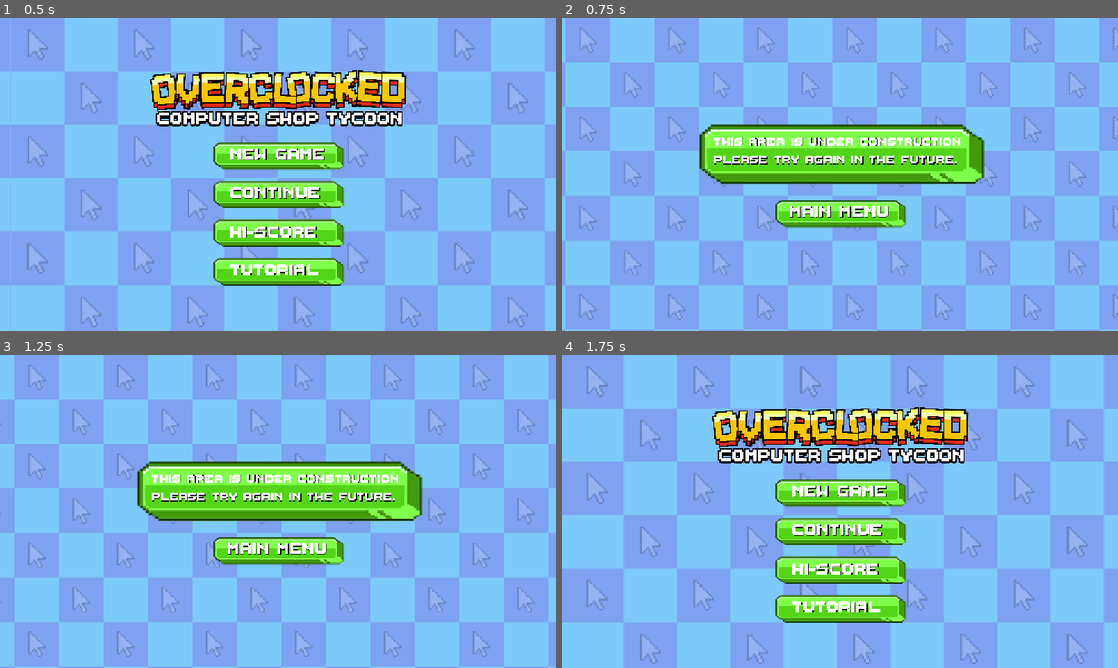
Above: before the commit, frames 1-4 (two rows, left to right).
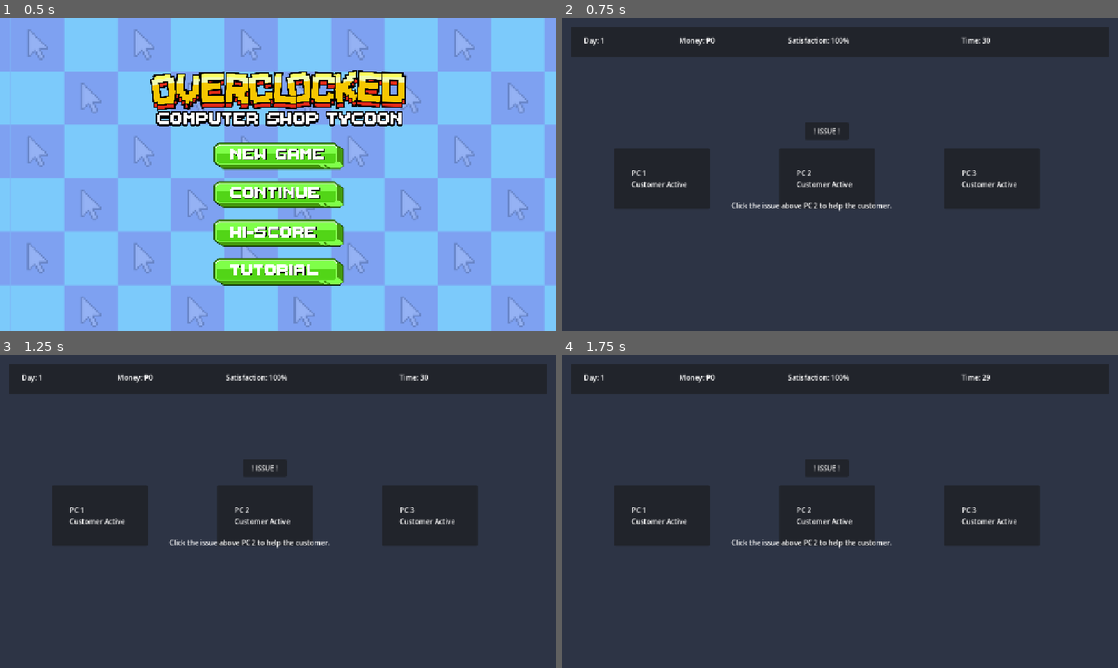
Above: after the commit, the same moments.

Repository: vinnyy-ph/gvd-project-overclocked
Game: Godot game, scene res://main_menu.tscn
Two runs of this game, one before a commit and one after it. Both use one fixed random seed, a clock stepped at 60 frames per second and the inputs below.
Inputs (mouse positions are in pixels of both pictures, inside the frame that each line leads up to):
- Up to frame 1 (0.5 s): no input
- Up to frame 2 (0.75 s): click (840, 155) at 0.5 s
- Up to frame 3 (1.25 s): no input
- Up to frame 4 (1.75 s): click (840, 552) at 1.27 s

Frame 1 is identical in both runs. In frame 2, 100% of the frame differs, in the area x 0-100%, y 0-100%; in frame 3, 100%; in frame 4, 100%.

Commit message:
Add GameManager autoload, shop and minigames
Introduce core gameplay flow: add GameManager autoload (save/load/new) and register it in project.godot; update main menu to start/continue via GameManager and open the shop floor. Add shop_floor scene and script (day timer, HUD, issue selection, pause/save/menu handling). Add two minigames: login_minigame (code entry) and malware_minigame (timed button clicks) that award/penalize money and satisfaction and transition to a new success_screen. Add success_screen scene/script to display last money/satisfaction changes. Also include UID files and updated APK binary blobs.

Diff:
--- /dev/null
+++ b/login_minigame.gd
@@ -0,0 +1,24 @@
+extends Control
+
+@onready var answer_input = $AnswerInput
+
+var target_code:String = "A7X9-KQ2P"
+
+func _on_submit_button_pressed():
+	if answer_input.text.strip_edges() == target_code:
+		GameManager.money += 15
+		GameManager.satisfaction += 5
+		GameManager.last_money_change = 15
+		GameManager.last_satisfaction_change = 5
+	else:
+		GameManager.satisfaction -= 10
+		GameManager.last_money_change = 0
+		GameManager.last_satisfaction_change = -10
+
+	if GameManager.satisfaction > 100:
+		GameManager.satisfaction = 100
+	if GameManager.satisfaction < 0:
+		GameManager.satisfaction = 0
+
+	GameManager.save_game()
+	get_tree().change_scene_to_file("res://success_screen.tscn")
--- /dev/null
+++ b/login_minigame.tscn
@@ -0,0 +1,43 @@
+[gd_scene format=3 uid="uid://7mlphn3lfm6j"]
+
+[ext_resource type="Script" uid="uid://chocwde4r3ge" path="res://login_minigame.gd" id="1_6iigf"]
+
+[node name="LoginMinigame" type="Control" unique_id=353809189]
+layout_mode = 3
+anchors_preset = 0
+offset_right = 40.0
+offset_bottom = 40.0
+script = ExtResource("1_6iigf")
+
+[node name="InstructionLabel" type="Label" parent="." unique_id=1014831948]
+layout_mode = 0
+offset_left = 563.0
+offset_top = 268.0
+offset_right = 785.0
+offset_bottom = 291.0
+text = "Type the login code correctly"
+
+[node name="CodeLabel" type="Label" parent="." unique_id=1319946054]
+layout_mode = 0
+offset_left = 633.0
+offset_top = 217.0
+offset_right = 719.0
+offset_bottom = 240.0
+text = "A7X9-KQ2P"
+
+[node name="AnswerInput" type="LineEdit" parent="." unique_id=187734158]
+layout_mode = 0
+offset_left = 514.0
+offset_top = 322.0
+offset_right = 804.0
+offset_bottom = 375.0
+
+[node name="SubmitButton" type="Button" parent="." unique_id=172477512]
+layout_mode = 0
+offset_left = 588.0
+offset_top = 405.0
+offset_right = 734.0
+offset_bottom = 446.0
+text = "Submit"
+
+[connection signal="pressed" from="SubmitButton" to="." method="_on_submit_button_pressed"]
--- /dev/null
+++ b/malware_minigame.gd
@@ -0,0 +1,73 @@
+extends Control
+
+@onready var timer_label = $TimerLabel
+@onready var virus_buttons = [
+	$VirusArea/Virus1,
+	$VirusArea/Virus2,
+	$VirusArea/Virus3,
+	$VirusArea/Virus4,
+	$VirusArea/Virus5,
+	$VirusArea/Virus6
+]
+
+var time_left:int = 20
+var correct_clicks:int = 0
+var active_index:int = -1
+
+func _ready():
+	randomize()
+
+	for i in range(virus_buttons.size()):
+		virus_buttons[i].pressed.connect(func(): handle_button_press(i))
+
+	reset_all_buttons()
+	pick_random_red_button()
+	update_timer()
+
+func update_timer():
+	timer_label.text = "Time: " + str(time_left)
+
+func reset_all_buttons():
+	for button in virus_buttons:
+		button.modulate = Color(1, 1, 1, 1)
+		button.text = "SCAN"
+
+func pick_random_red_button():
+	reset_all_buttons()
+	active_index = randi() % virus_buttons.size()
+	virus_buttons[active_index].modulate = Color(1, 0.2, 0.2, 1)
+	virus_buttons[active_index].text = "MALWARE"
+
+func handle_button_press(index:int):
+	if index == active_index:
+		correct_clicks += 1
+
+		if correct_clicks >= 6:
+			GameManager.money += 10
+			GameManager.satisfaction += 5
+			if GameManager.satisfaction > 100:
+				GameManager.satisfaction = 100
+
+			GameManager.last_money_change = 10
+			GameManager.last_satisfaction_change = 5
+			GameManager.save_game()
+			get_tree().change_scene_to_file("res://success_screen.tscn")
+			return
+
+		pick_random_red_button()
+
+func _on_game_timer_timeout():
+	time_left -= 1
+	if time_left < 0:
+		time_left = 0
+
+	update_timer()
+
+	if time_left == 0:
+		GameManager.last_money_change = 0
+		GameManager.last_satisfaction_change = -10
+		GameManager.satisfaction -= 10
+		if GameManager.satisfaction < 0:
+			GameManager.satisfaction = 0
+		GameManager.save_game()
+		get_tree().change_scene_to_file("res://success_screen.tscn")
--- /dev/null
+++ b/malware_minigame.tscn
@@ -0,0 +1,101 @@
+[gd_scene format=3 uid="uid://cpj04rhtf7xpy"]
+
+[ext_resource type="Script" uid="uid://by3xom5uecji7" path="res://malware_minigame.gd" id="1_68ddy"]
+
+[node name="MalwareMinigame" type="Control" unique_id=1541288253]
+layout_mode = 3
+anchors_preset = 15
+anchor_right = 1.0
+anchor_bottom = 1.0
+grow_horizontal = 2
+grow_vertical = 2
+script = ExtResource("1_68ddy")
+
+[node name="Background" type="ColorRect" parent="." unique_id=1388668657]
+layout_mode = 1
+anchors_preset = 15
+anchor_right = 1.0
+anchor_bottom = 1.0
+grow_horizontal = 2
+grow_vertical = 2
+color = Color(0.003921569, 0.003921569, 0.13333334, 1)
+
+[node name="TitleLabel" type="Label" parent="." unique_id=1299558940]
+layout_mode = 0
+offset_left = 450.0
+offset_top = 30.0
+offset_right = 638.0
+offset_bottom = 53.0
+text = "REMOVE THE MALWARE!"
+
+[node name="TimerLabel" type="Label" parent="." unique_id=287926700]
+layout_mode = 0
+offset_left = 580.0
+offset_top = 80.0
+offset_right = 645.0
+offset_bottom = 103.0
+text = "Time: 20"
+
+[node name="VirusArea" type="Control" parent="." unique_id=1786063176]
+anchors_preset = 0
+offset_right = 40.0
+offset_bottom = 40.0
+
+[node name="Virus1" type="Button" parent="VirusArea" unique_id=655532804]
+layout_mode = 0
+offset_left = 180.0
+offset_top = 180.0
+offset_right = 260.0
+offset_bottom = 260.0
+text = "SCAN"
+
+[node name="Virus2" type="Button" parent="VirusArea" unique_id=252658307]
+layout_mode = 0
+offset_left = 380.0
+offset_top = 220.0
+offset_right = 460.0
+offset_bottom = 300.0
+text = "SCAN"
+
+[node name="Virus3" type="Button" parent="VirusArea" unique_id=707972779]
+layout_mode = 0
+offset_left = 580.0
+offset_top = 170.0
+offset_right = 660.0
+offset_bottom = 250.0
+text = "SCAN"
+
+[node name="Virus4" type="Button" parent="VirusArea" unique_id=1865368124]
+layout_mode = 0
+offset_left = 780.0
+offset_top = 260.0
+offset_right = 860.0
+offset_bottom = 340.0
+text = "SCAN"
+
+[node name="Virus5" type="Button" parent="VirusArea" unique_id=544970744]
+layout_mode = 0
+offset_left = 980.0
+offset_top = 200.0
+offset_right = 1060.0
+offset_bottom = 280.0
+text = "SCAN"
+
+[node name="Virus6" type="Button" parent="VirusArea" unique_id=1106236311]
+layout_mode = 0
+offset_left = 1120.0
+offset_top = 320.0
+offset_right = 1200.0
+offset_bottom = 400.0
+text = "SCAN"
+
+[node name="GameTimer" type="Timer" parent="." unique_id=1099988117]
+autostart = true
+
+[connection signal="pressed" from="VirusArea/Virus1" to="." method="_on_virus_1_pressed"]
+[connection signal="pressed" from="VirusArea/Virus2" to="." method="_on_virus_2_pressed"]
+[connection signal="pressed" from="VirusArea/Virus3" to="." method="_on_virus_3_pressed"]
+[connection signal="pressed" from="VirusArea/Virus4" to="." method="_on_virus_4_pressed"]
+[connection signal="pressed" from="VirusArea/Virus5" to="." method="_on_virus_5_pressed"]
+[connection signal="pressed" from="VirusArea/Virus6" to="." method="_on_virus_6_pressed"]
+[connection signal="timeout" from="GameTimer" to="." method="_on_game_timer_timeout"]
--- a/project.godot
+++ b/project.godot
@@ -17,6 +17,10 @@
 config/features=PackedStringArray("4.6", "Mobile")
 config/icon="uid://g14n5w5c4nq5"
 
+[autoload]
+
+GameManager="*uid://tbo7awses1ay"
+
 [display]
 
 window/size/viewport_width=1280
--- /dev/null
+++ b/scripts/autoload/game_manager.gd
@@ -0,0 +1,36 @@
+extends Node
+
+var day:int = 1
+var money:int = 0
+var satisfaction:int = 100
+var save_path:String = "user://savegame.json"
+var last_money_change:int = 0
+var last_satisfaction_change:int = 0
+
+func new_game():
+	day = 1
+	money = 0
+	satisfaction = 100
+	save_game()
+
+func save_game():
+	var data = {
+		"day": day,
+		"money": money,
+		"satisfaction": satisfaction
+	}
+	var file = FileAccess.open(save_path, FileAccess.WRITE)
+	file.store_string(JSON.stringify(data))
+
+func load_game():
+	if not FileAccess.file_exists(save_path):
+		return false
+	var file = FileAccess.open(save_path, FileAccess.READ)
+	var text = file.get_as_text()
+	var data = JSON.parse_string(text)
+	if typeof(data) == TYPE_DICTIONARY:
+		day = data.get("day", 1)
+		money = data.get("money", 0)
+		satisfaction = data.get("satisfaction", 100)
+		return true
+	return false
--- a/scripts/main_menu.gd
+++ b/scripts/main_menu.gd
@@ -12,11 +12,13 @@
 
 
 func _on_new_game_button_pressed() -> void:
-	get_tree().change_scene_to_file("res://scenes/new_game.tscn")
+	GameManager.new_game()
+	get_tree().change_scene_to_file("res://shop_floor.tscn")
 
 
 func _on_continue_button_pressed() -> void:
-	get_tree().change_scene_to_file("res://scenes/continue.tscn")
+	if GameManager.load_game():
+		get_tree().change_scene_to_file("res://shop_floor.tscn")
 
 
 func _on_hi_score_button_pressed() -> void:
--- /dev/null
+++ b/shop_floor.gd
@@ -0,0 +1,84 @@
+extends Control
+
+@onready var day_label = $HUD/DayLabel
+@onready var money_label = $HUD/MoneyLabel
+@onready var satisfaction_label = $HUD/SatisfactionLabel
+@onready var timer_label = $HUD/TimerLabel
+@onready var info_label = $InfoLabel
+@onready var issue_button = $PCArea/IssueButton
+@onready var pause_overlay = $PauseOverlay
+
+var time_left:int = 30
+var issue_resolved:bool = false
+var is_paused_menu_open:bool = false
+
+func _ready():
+	randomize()
+	update_hud()
+	pause_overlay.visible = false
+
+func _process(_delta):
+	if Input.is_action_just_pressed("ui_cancel"):
+		toggle_pause_menu()
+
+func update_hud():
+	day_label.text = "Day: " + str(GameManager.day)
+	money_label.text = "Money: ₱" + str(GameManager.money)
+	satisfaction_label.text = "Satisfaction: " + str(GameManager.satisfaction) + "%"
+	timer_label.text = "Time: " + str(time_left)
+
+func _on_day_timer_timeout():
+	if is_paused_menu_open:
+		return
+
+	time_left -= 1
+
+	if time_left <= 0:
+		time_left = 0
+		end_day()
+
+	update_hud()
+
+func _on_issue_button_pressed():
+	if is_paused_menu_open:
+		return
+
+	var issues = [
+		"res://login_minigame.tscn",
+		"res://malware_minigame.tscn"
+	]
+
+	var chosen_issue = issues[randi() % issues.size()]
+	get_tree().change_scene_to_file(chosen_issue)
+
+func end_day():
+	GameManager.day += 1
+	GameManager.money -= 20
+	if GameManager.money < 0:
+		GameManager.money = 0
+	GameManager.save_game()
+	time_left = 30
+	info_label.text = "Day ended. Electricity bill paid. New day started."
+	update_hud()
+
+func toggle_pause_menu():
+	is_paused_menu_open = !is_paused_menu_open
+	pause_overlay.visible = is_paused_menu_open
+	get_tree().paused = is_paused_menu_open
+
+func _on_resume_button_pressed():
+	toggle_pause_menu()
+
+func _on_save_button_pressed():
+	GameManager.save_game()
+	info_label.text = "Game saved."
+
+func _on_main_menu_button_pressed():
+	get_tree().paused = false
+	is_paused_menu_open = false
+	pause_overlay.visible = false
+	GameManager.save_game()
+	get_tree().change_scene_to_file("res://main_menu.tscn")
+
+func _on_quit_button_pressed():
+	get_tree().quit()
--- /dev/null
+++ b/shop_floor.tscn
@@ -0,0 +1,205 @@
+[gd_scene format=3 uid="uid://cfshqsr48kw0i"]
+
+[ext_resource type="Script" uid="uid://b37vrvukko5tn" path="res://shop_floor.gd" id="1_2gf8h"]
+
+[node name="ShopFloor" type="Control" unique_id=1981320479]
+layout_mode = 3
+anchors_preset = 15
+anchor_right = 1.0
+anchor_bottom = 1.0
+grow_horizontal = 2
+grow_vertical = 2
+script = ExtResource("1_2gf8h")
+
+[node name="Background" type="ColorRect" parent="." unique_id=1290493755]
+layout_mode = 1
+anchors_preset = 15
+anchor_right = 1.0
+anchor_bottom = 1.0
+grow_horizontal = 2
+grow_vertical = 2
+color = Color(0.1764706, 0.20392157, 0.27058825, 1)
+
+[node name="PCArea" type="Control" parent="." unique_id=2082298320]
+anchors_preset = 0
+offset_top = 120.0
+offset_right = 1280.0
+offset_bottom = 620.0
+
+[node name="PC1" type="Panel" parent="PCArea" unique_id=23301447]
+layout_mode = 0
+offset_left = 120.0
+offset_top = 180.0
+offset_right = 340.0
+offset_bottom = 320.0
+
+[node name="PC1Label" type="Label" parent="PCArea/PC1" unique_id=692755988]
+layout_mode = 0
+offset_left = 40.0
+offset_top = 45.0
+offset_right = 217.0
+offset_bottom = 68.0
+text = "PC 1
+Customer Active"
+
+[node name="PC2" type="Panel" parent="PCArea" unique_id=1358765163]
+layout_mode = 0
+offset_left = 500.0
+offset_top = 180.0
+offset_right = 720.0
+offset_bottom = 320.0
+
+[node name="PC2Label" type="Label" parent="PCArea/PC2" unique_id=2021313704]
+layout_mode = 0
+offset_left = 40.0
+offset_top = 45.0
+offset_right = 217.0
+offset_bottom = 68.0
+text = "PC 2
+Customer Active"
+
+[node name="PC3" type="Panel" parent="PCArea" unique_id=641118798]
+layout_mode = 0
+offset_left = 880.0
+offset_top = 180.0
+offset_right = 1100.0
+offset_bottom = 320.0
+
+[node name="PC3Label" type="Label" parent="PCArea/PC3" unique_id=980478366]
+layout_mode = 0
+offset_left = 40.0
+offset_top = 45.0
+offset_right = 167.0
+offset_bottom = 94.0
+text = "PC 3
+Customer Active"
+
+[node name="IssueButton" type="Button" parent="PCArea" unique_id=1949674611]
+layout_mode = 0
+offset_left = 560.0
+offset_top = 120.0
+offset_right = 660.0
+offset_bottom = 160.0
+text = "! ISSUE !"
+
+[node name="HUD" type="Panel" parent="." unique_id=848508968]
+layout_mode = 0
+offset_left = 20.0
+offset_top = 20.0
+offset_right = 1260.0
+offset_bottom = 90.0
+
+[node name="DayLabel" type="Label" parent="HUD" unique_id=1112685578]
+layout_mode = 0
+offset_left = 30.0
+offset_top = 20.0
+offset_right = 102.0
+offset_bottom = 43.0
+text = "Day: 1"
+
+[node name="MoneyLabel" type="Label" parent="HUD" unique_id=455133720]
+layout_mode = 0
+offset_left = 250.0
+offset_top = 20.0
+offset_right = 330.0
+offset_bottom = 43.0
+text = "Money: ₱0"
+
+[node name="SatisfactionLabel" type="Label" parent="HUD" unique_id=1705706445]
+layout_mode = 0
+offset_left = 500.0
+offset_top = 20.0
+offset_right = 641.0
+offset_bottom = 43.0
+text = "Satisfaction: 100%"
+
+[node name="TimerLabel" type="Label" parent="HUD" unique_id=2102761369]
+layout_mode = 0
+offset_left = 900.0
+offset_top = 20.0
+offset_right = 965.0
+offset_bottom = 43.0
+text = "Time: 30"
+
+[node name="InfoLabel" type="Label" parent="." unique_id=2058258821]
+layout_mode = 0
+offset_left = 390.0
+offset_top = 420.0
+offset_right = 759.0
+offset_bottom = 443.0
+text = "Click the issue above PC 2 to help the customer."
+
+[node name="DayTimer" type="Timer" parent="." unique_id=75408559]
+autostart = true
+
+[node name="PauseOverlay" type="ColorRect" parent="." unique_id=1474517482]
+process_mode = 2
+visible = false
+layout_mode = 1
+anchors_preset = 15
+anchor_right = 1.0
+anchor_bottom = 1.0
+offset_left = 440.0
+offset_top = 140.0
+offset_right = -440.0
+offset_bottom = -160.0
+grow_horizontal = 2
+grow_vertical = 2
+color = Color(0, 0, 0, 0.99607843)
+
+[node name="PausePanel" type="Panel" parent="PauseOverlay" unique_id=1737807187]
+process_mode = 2
+layout_mode = 0
+offset_right = 40.0
+offset_bottom = 40.0
+
+[node name="PauseTitle" type="Label" parent="PauseOverlay/PausePanel" unique_id=2021484533]
+layout_mode = 0
+offset_left = 145.0
+offset_top = 35.0
+offset_right = 207.0
+offset_bottom = 58.0
+text = "PAUSED"
+
+[node name="ResumeButton" type="Button" parent="PauseOverlay/PausePanel" unique_id=212824866]
+process_mode = 2
+layout_mode = 0
+offset_left = 100.0
+offset_top = 100.0
+offset_right = 300.0
+offset_bottom = 150.0
+text = "Resume"
+
+[node name="SaveButton" type="Button" parent="PauseOverlay/PausePanel" unique_id=374937186]
+process_mode = 2
+layout_mode = 0
+offset_left = 100.0
+offset_top = 170.0
+offset_right = 300.0
+offset_bottom = 220.0
+text = "Save Game"
+
+[node name="MainMenuButton" type="Button" parent="PauseOverlay/PausePanel" unique_id=2071610242]
+process_mode = 2
+layout_mode = 0
+offset_left = 100.0
+offset_top = 240.0
+offset_right = 300.0
+offset_bottom = 290.0
+text = "Main Menu"
+
+[node name="QuitButton" type="Button" parent="PauseOverlay/PausePanel" unique_id=1805892139]
+process_mode = 2
+layout_mode = 0
+offset_left = 100.0
+offset_top = 310.0
+offset_right = 300.0
+offset_bottom = 360.0
+text = "Quit"
+
+[connection signal="pressed" from="PCArea/IssueButton" to="." method="_on_issue_button_pressed"]
+[connection signal="timeout" from="DayTimer" to="." method="_on_day_timer_timeout"]
+[connection signal="pressed" from="PauseOverlay/PausePanel/ResumeButton" to="." method="_on_resume_button_pressed"]
+[connection signal="pressed" from="PauseOverlay/PausePanel/SaveButton" to="." method="_on_save_button_pressed"]
+[connection signal="pressed" from="PauseOverlay/PausePanel/MainMenuButton" to="." method="_on_main_menu_button_pressed"]
+[connection signal="pressed" from="PauseOverlay/PausePanel/QuitButton" to="." method="_on_quit_button_pressed"]
--- /dev/null
+++ b/success_screen.gd
@@ -0,0 +1,11 @@
+extends Control
+
+@onready var money_label = $Panel/MoneyLabel
+@onready var satisfaction_label = $Panel/SatisfactionLabel
+
+func _ready():
+	money_label.text = "Money Earned: +₱" + str(GameManager.last_money_change)
+	satisfaction_label.text = "Satisfaction Change: " + str(GameManager.last_satisfaction_change)
+
+func _on_continue_button_pressed():
+	get_tree().change_scene_to_file("res://shop_floor.tscn")
--- /dev/null
+++ b/success_screen.tscn
@@ -0,0 +1,62 @@
+[gd_scene format=3 uid="uid://dm4uwb6idnn2g"]
+
+[ext_resource type="Script" uid="uid://buo8xql6f5tbg" path="res://success_screen.gd" id="1_6brds"]
+
+[node name="SuccessScreen" type="Control" unique_id=1819362700]
+layout_mode = 3
+anchors_preset = 15
+anchor_right = 1.0
+anchor_bottom = 1.0
+grow_horizontal = 2
+grow_vertical = 2
+script = ExtResource("1_6brds")
+
+[node name="Background" type="ColorRect" parent="." unique_id=1760155994]
+layout_mode = 1
+anchors_preset = 15
+anchor_right = 1.0
+anchor_bottom = 1.0
+grow_horizontal = 2
+grow_vertical = 2
+color = Color(0.07683582, 0.07683582, 0.07683582, 1)
+
+[node name="Panel" type="Panel" parent="." unique_id=282960187]
+layout_mode = 0
+offset_left = 390.0
+offset_top = 170.0
+offset_right = 890.0
+offset_bottom = 490.0
+
+[node name="TitleLabel" type="Label" parent="Panel" unique_id=1178674519]
+layout_mode = 0
+offset_left = 145.0
+offset_top = 30.0
+offset_right = 277.0
+offset_bottom = 53.0
+text = "ISSUE RESOLVED!"
+
+[node name="MoneyLabel" type="Label" parent="Panel" unique_id=491092187]
+layout_mode = 0
+offset_left = 120.0
+offset_top = 110.0
+offset_right = 277.0
+offset_bottom = 133.0
+text = "Money Earned: +₱15"
+
+[node name="SatisfactionLabel" type="Label" parent="Panel" unique_id=2107636550]
+layout_mode = 0
+offset_left = 120.0
+offset_top = 160.0
+offset_right = 300.0
+offset_bottom = 183.0
+text = "Satisfaction Change: +5"
+
+[node name="ContinueButton" type="Button" parent="Panel" unique_id=850562607]
+layout_mode = 0
+offset_left = 160.0
+offset_top = 230.0
+offset_right = 340.0
+offset_bottom = 280.0
+text = "Continue"
+
+[connection signal="pressed" from="Panel/ContinueButton" to="." method="_on_continue_button_pressed"]
Not shown, added: login_minigame.gd.uid
Not shown, added: malware_minigame.gd.uid
Not shown, added: scripts/autoload/game_manager.gd.uid
Not shown, added: shop_floor.gd.uid
Not shown, added: success_screen.gd.uid
Not shown, changed: gvd-project.apk
Not shown, changed: gvd-project.apk.idsig
